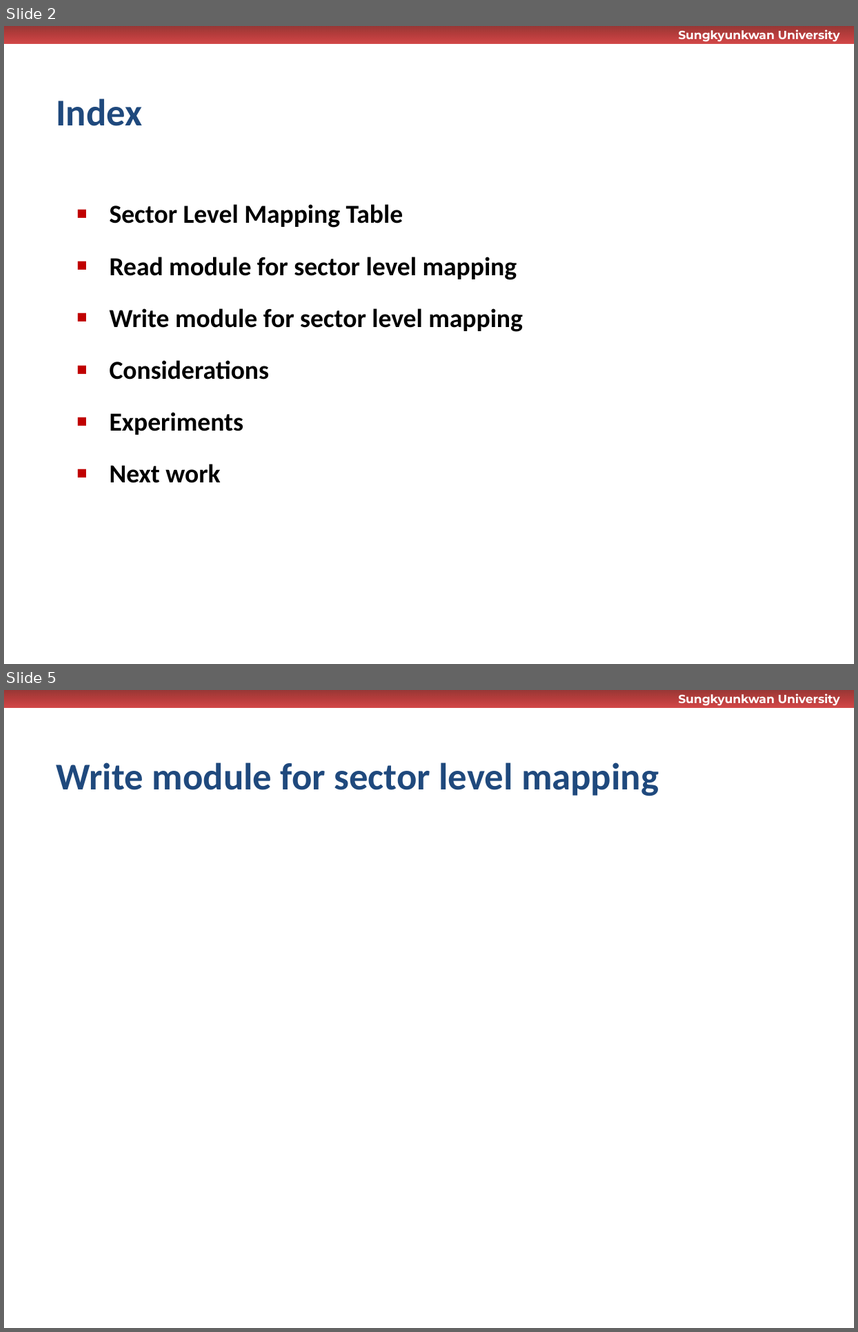
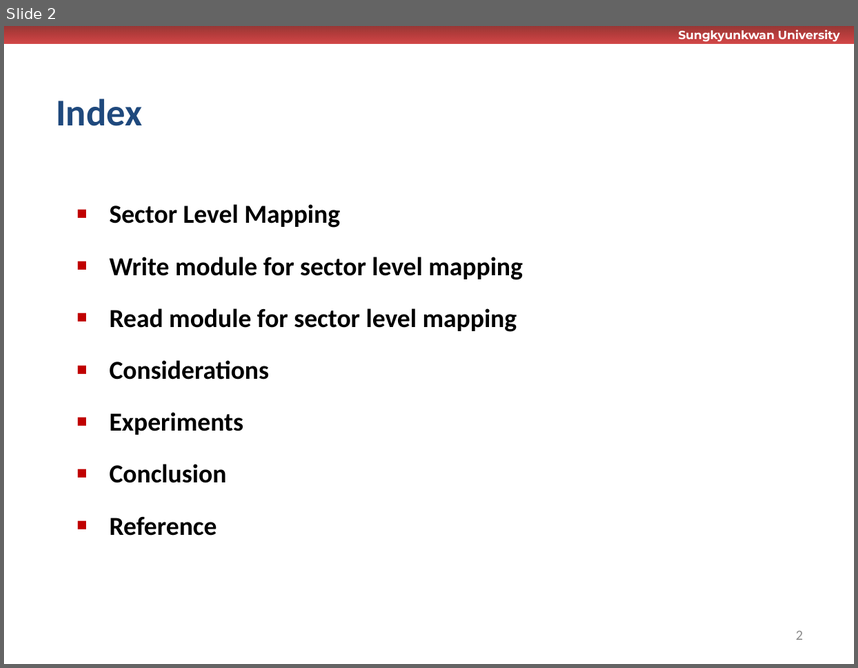
Before and after one commit to wurikiji/tutorial2-dev, a slide deck: docs/1차_완료_및_테스트.pptx. Shown one above the other, each under a label of ours: slides 2 and 5 before the commit, slide 2 after it; the slides between them are not shown. The pictures are 858x1332 and 858x668 pixels, drawn with LibreOffice and Linux fonts; fonts in the diff are those of the drawing; background and template pictures are left out. Boxes give left, top, right and bottom in pixels: in the first picture for what was removed or moved away, otherwise in the second. Text is boxed around its words. In the diff, an @@ line names an element or a change of style, - is before the commit and + after.

```diff
--- a/docs/1차_완료_및_테스트.pptx
+++ b/docs/1차_완료_및_테스트.pptx
@@ slide 5 removed at [4, 690, 854, 1328], background #FFFFFF; not listed: 2 template elements that a slide beside it also shows @@
@@ title removed at [56, 762, 659, 796] @@
-Write module for sector level mapping
@@ slide 2 changed as well @@
@@ text at [110, 204, 523, 280]: text changed @@
-▪ Sector Level Mapping Table
+▪ Sector Level Mapping
+▪ Write module for sector level mapping
@@ text at [110, 308, 523, 332]: paragraph removed @@
-▪ Write module for sector level mapping
@@ text at [110, 463, 227, 535]: text changed @@
-▪ Next work
+▪ Conclusion
+▪ Reference
@@ page number added at [796, 630, 803, 639], 12 pt, text #8C8C8C @@
+2
```
Also in this commit, not shown: 10 other slides changed, 6 slides added.
